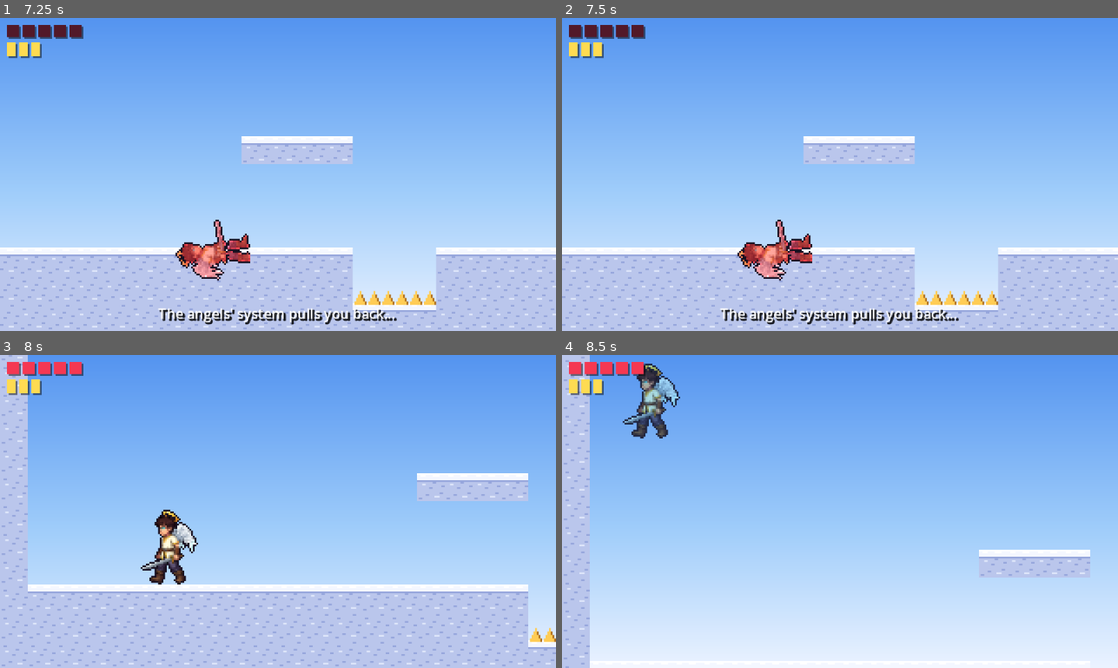
Above: before the commit, frames 1-4 (two rows, left to right).
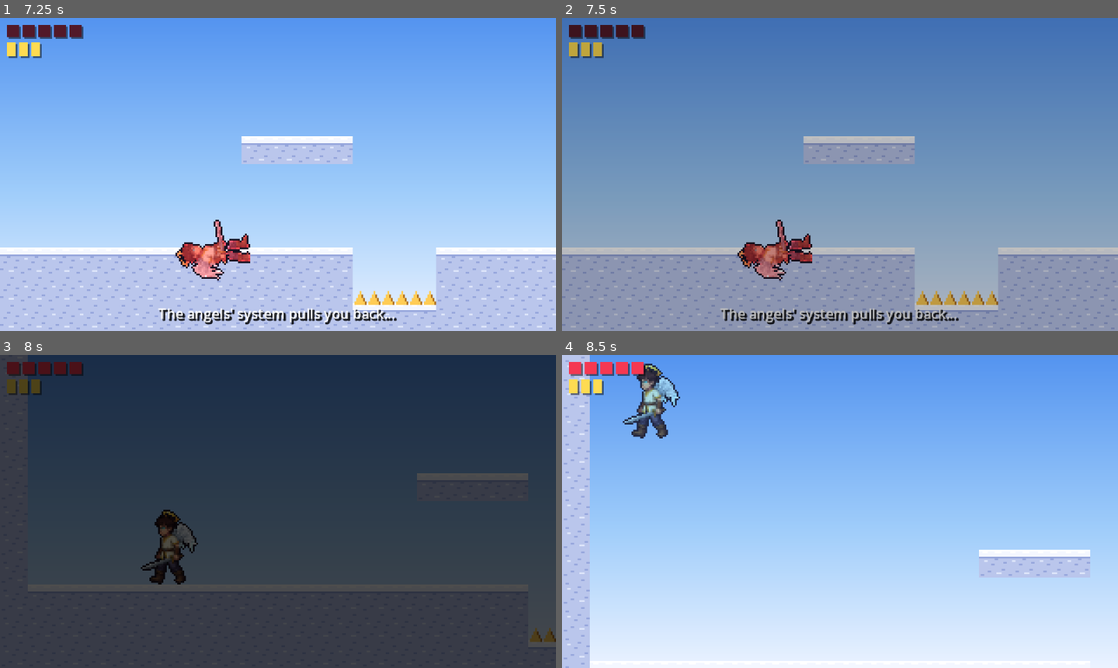
Above: after the commit, the same moments.

Repository: IhorBalan/descender-game
Game: Godot game, scene res://tests/smoke_test.tscn
The game is run twice, just before and just after one commit, with the same random seed, the same clock (stepped at 60 frames per second) and the same inputs. This scene is started directly instead of the project's main scene.
Inputs (mouse positions are in pixels of both pictures, inside the frame that each line leads up to):
- Up to frame 1 (7.25 s): tap Enter at 0.5 s; move the mouse to (400, 158) at 0.52 s; hold D (move_right) 0.53-1.25 s; tap J (attack) at 0.6, 2.1, 5.85 s; click (400, 158) at 0.67 s; tap Space (jump) at 0.77, 3.77 s; tap H (heal) at 0.8, 2.3, 3.6, 6.05 s; drag from (166, 190) to (489, 296) at 1.27 s; move the mouse to (333, 105) at 2.02 s; hold A (move_left) 2.03-2.75 s; drag from (250, 237) to (528, 227) at 2.77 s; move the mouse to (444, 221) at 3.52 s; hold D (move_right) 3.53-4.25 s; tap Escape (pause) at 4.15 s; drag from (111, 127) to (266, 177) at 4.27 s; click "Resume" at 5 s; move the mouse to (305, 174) at 5.77 s; hold D (move_right) 5.78-6.5 s; click (305, 174) at 5.92 s; drag from (194, 96) to (433, 296) at 6.52 s
- Up to frame 2 (7.5 s): move the mouse to (962, 158) at 7.27 s; hold A (move_left) from 7.28 s (still down); tap J (attack) at 7.35 s
- Up to frame 3 (8 s): keep holding A (move_left); tap Space (jump) at 7.52 s; tap H (heal) at 7.55 s
- Up to frame 4 (8.5 s): release A (move_left) at 8 s; drag from (728, 527) to (812, 574) at 8.02 s

Frame 1 is identical in both runs. In frame 2, 99% of the frame differs, in the area x 0-100%, y 0-100%; in frame 3, 100%; in frame 4, nothing differs.

Commit message:
Show enemy health, animate deaths, drop heal motes and fade the respawn (#50)
Hit enemies show a health bar, killed ones topple or drop and fade and sometimes leave a heal mote that restores a heart. The hero's death fades to black before the respawn and back in after it. The attack's active window matches the swing frames.

Diff:
--- /dev/null
+++ b/scenes/heal_mote.tscn
@@ -0,0 +1,9 @@
+[gd_scene load_steps=2 format=3]
+
+[ext_resource type="Script" path="res://scripts/heal_mote.gd" id="1_mote"]
+
+[node name="HealMote" type="Area2D"]
+z_index = 4
+collision_layer = 0
+collision_mask = 2
+script = ExtResource("1_mote")
--- a/scripts/enemies/flyer.gd
+++ b/scripts/enemies/flyer.gd
@@ -11,12 +11,21 @@
 const AGGRO_RANGE := 110.0
 const HURT_TIME := 0.25
 const KNOCKBACK := 120.0
+const DEATH_TIME := 0.45
+const DEATH_SPARKS := Color(1.0, 0.45, 0.35)
+const DROP_CHANCE := 0.5
+const HEALTH_BAR_SCENE := preload("res://scripts/enemy_health_bar.gd")
+const MOTE_SCENE := preload("res://scenes/heal_mote.tscn")
 
 @export var max_health := 2
 @export var contact_damage := 1
 
 var health := 0
 var home := Vector2.ZERO
+var health_bar: EnemyHealthBar
+## Where a dropped heal mote goes (set by the level); the enemy's own
+## parent when unset, so a dying enemy is not counted among the live ones.
+var drop_parent: Node
 var _time := 0.0
 var _hurt_timer := 0.0
 var _dead := false
@@ -35,6 +44,9 @@
 	home = global_position
 	_time = randf() * TAU
 	_player = get_tree().get_first_node_in_group("player") as Player
+	health_bar = HEALTH_BAR_SCENE.new()
+	health_bar.position = Vector2(0.0, -14.0)
+	add_child(health_bar)
 
 
 func _physics_process(delta: float) -> void:
@@ -73,6 +85,7 @@
 	if _dead:
 		return
 	health -= amount
+	health_bar.show_health(health, max_health)
 	Audio.play("hit")
 	Feedback.flash(sprite, 0.1)
 	Feedback.spark(global_position)
@@ -87,14 +100,29 @@
 		_die()
 
 
+## Death: the eye shuts, drops a little and fades, with a burst of sparks,
+## and sometimes leaves a heal mote behind.
 func _die() -> void:
 	_dead = true
 	set_physics_process(false)
 	Audio.play("enemy_die")
 	Feedback.shake(0.3)
+	Feedback.spark(global_position, DEATH_SPARKS)
 	body_shape.set_deferred("disabled", true)
 	hitbox.set_deferred("monitoring", false)
+	health_bar.visible = false
+	sprite.animation = "hurt"
+	sprite.pause()
+	sprite.frame = 0
+	sprite.modulate = Color.WHITE
 	var tween := create_tween()
-	tween.tween_property(sprite, "modulate:a", 0.0, 0.3)
-	tween.parallel().tween_property(sprite, "scale", Vector2(1.4, 1.4), 0.3)
-	tween.tween_callback(queue_free)
+	tween.set_parallel(true)
+	tween.tween_property(sprite, "position:y", 10.0, DEATH_TIME).set_ease(Tween.EASE_IN)
+	tween.tween_property(sprite, "scale", Vector2(1.2, 0.6), DEATH_TIME).set_ease(Tween.EASE_OUT)
+	tween.tween_property(sprite, "modulate:a", 0.0, DEATH_TIME * 0.5).set_delay(DEATH_TIME * 0.5)
+	tween.chain().tween_callback(queue_free)
+	if randf() < DROP_CHANCE:
+		var mote: HealMote = MOTE_SCENE.instantiate()
+		mote.position = global_position
+		var parent := drop_parent if drop_parent else get_parent()
+		parent.add_child.call_deferred(mote)
--- a/scripts/enemies/walker.gd
+++ b/scripts/enemies/walker.gd
@@ -19,6 +19,10 @@
 const ATTACK_HEIGHT_TOLERANCE := 24.0
 const TINT_WINDUP := Color(1.0, 0.75, 0.55)
 const TINT_HURT := Color(1.0, 0.5, 0.5)
+const DEATH_TIME := 0.5
+const DEATH_SPARKS := Color(1.0, 0.45, 0.35)
+const HEALTH_BAR_SCENE := preload("res://scripts/enemy_health_bar.gd")
+const MOTE_SCENE := preload("res://scenes/heal_mote.tscn")
 
 ## body: collision size. speed: patrol speed. health: hits to kill.
 ## walk: the looping animation name. faces_left: whether the strips face left.
@@ -26,6 +30,7 @@
 ## reach: the strike hitbox size, placed in front of the body.
 ## windup / strike / recover: the three phases of a swing, in seconds.
 ## cooldown: pause before the next swing can start. attack_damage: hearts.
+## drop_chance: how often a kill leaves a heal mote behind.
 const PROFILES := {
 	"imp":
 	{
@@ -41,6 +46,7 @@
 		"recover": 0.45,
 		"cooldown": 0.8,
 		"attack_damage": 1,
+		"drop_chance": 0.35,
 	},
 	"angel_guard":
 	{
@@ -56,6 +62,7 @@
 		"recover": 0.7,
 		"cooldown": 1.2,
 		"attack_damage": 2,
+		"drop_chance": 1.0,
 	},
 }
 
@@ -69,6 +76,10 @@
 var health := 0
 var direction := -1
 var speed := 30.0
+var health_bar: EnemyHealthBar
+## Where a dropped heal mote goes (set by the level); the enemy's own
+## parent when unset, so a dying enemy is not counted among the live ones.
+var drop_parent: Node
 var _profile: Dictionary = {}
 var _walk_anim := "run"
 var _half_width := 0.0
@@ -118,6 +129,9 @@
 	attack_shape.disabled = true
 	floor_ray.position.y = -2.0
 	floor_ray.target_position = Vector2(0.0, 10.0)
+	health_bar = HEALTH_BAR_SCENE.new()
+	health_bar.position = Vector2(0.0, -body.y - 6.0)
+	add_child(health_bar)
 	_face(direction)
 
 
@@ -237,6 +251,7 @@
 	if _dead:
 		return
 	health -= amount
+	health_bar.show_health(health, _profile["health"])
 	Audio.play("hit")
 	Feedback.flash(sprite, 0.1)
 	Feedback.spark(global_position + Vector2(0.0, -body_shape.shape.get_rect().size.y / 2.0))
@@ -252,15 +267,39 @@
 		_die()
 
 
+## Death: the body is thrown back and topples over while it fades, with a
+## burst of sparks, and sometimes leaves a heal mote behind.
 func _die() -> void:
 	_dead = true
 	set_physics_process(false)
 	Audio.play("enemy_die")
 	Feedback.shake(0.3)
+	Feedback.spark(global_position + Vector2(0.0, body_shape.position.y), DEATH_SPARKS)
 	body_shape.set_deferred("disabled", true)
 	hitbox.set_deferred("monitoring", false)
 	attack_hitbox.set_deferred("monitoring", false)
+	health_bar.visible = false
+	sprite.animation = "hurt"
+	sprite.pause()
+	sprite.frame = 0
+	sprite.modulate = Color.WHITE
+	# Topple away from the hero, who is on the side the body faces.
+	var fall_dir := -direction
 	var tween := create_tween()
-	tween.tween_property(sprite, "modulate:a", 0.0, 0.3)
-	tween.parallel().tween_property(sprite, "scale", Vector2(1.3, 0.4), 0.3)
-	tween.tween_callback(queue_free)
+	tween.set_parallel(true)
+	tween.tween_property(sprite, "rotation", fall_dir * PI / 2.0, DEATH_TIME).set_ease(
+		Tween.EASE_OUT
+	)
+	tween.tween_property(sprite, "position:x", fall_dir * 6.0, DEATH_TIME).set_ease(Tween.EASE_OUT)
+	tween.tween_property(sprite, "modulate:a", 0.0, DEATH_TIME * 0.5).set_delay(DEATH_TIME * 0.5)
+	tween.chain().tween_callback(queue_free)
+	_maybe_drop_mote()
+
+
+func _maybe_drop_mote() -> void:
+	if randf() >= float(_profile["drop_chance"]):
+		return
+	var mote: HealMote = MOTE_SCENE.instantiate()
+	mote.position = global_position + Vector2(0.0, body_shape.position.y)
+	var parent := drop_parent if drop_parent else get_parent()
+	parent.add_child.call_deferred(mote)
--- /dev/null
+++ b/scripts/enemy_health_bar.gd
@@ -0,0 +1,45 @@
+class_name EnemyHealthBar
+extends Node2D
+
+## A small bar over an enemy's head that appears when it is hit and hides
+## again a moment later, so the screen is not full of bars.
+
+const WIDTH := 16.0
+const HEIGHT := 3.0
+const SHOW_TIME := 1.5
+const BACK := Color(0.0, 0.0, 0.0, 0.6)
+const FILL := Color(0.96, 0.3, 0.3)
+const FILL_LOW := Color(1.0, 0.75, 0.3)
+
+var current := 1
+var maximum := 1
+var _timer := 0.0
+
+
+func _ready() -> void:
+	visible = false
+	z_index = 5
+
+
+func _process(delta: float) -> void:
+	if _timer > 0.0:
+		_timer -= delta
+		if _timer <= 0.0:
+			visible = false
+
+
+## Shows the bar at this health for a while.
+func show_health(value: int, max_value: int) -> void:
+	current = clampi(value, 0, max_value)
+	maximum = maxi(max_value, 1)
+	_timer = SHOW_TIME
+	visible = true
+	queue_redraw()
+
+
+func _draw() -> void:
+	var left := -WIDTH / 2.0
+	draw_rect(Rect2(left - 1.0, -1.0, WIDTH + 2.0, HEIGHT + 2.0), BACK)
+	var fill := WIDTH * float(current) / float(maximum)
+	var color := FILL if current * 2 > maximum else FILL_LOW
+	draw_rect(Rect2(left, 0.0, roundf(fill), HEIGHT), color)
--- /dev/null
+++ b/scripts/heal_mote.gd
@@ -0,0 +1,66 @@
+class_name HealMote
+extends Area2D
+
+## A mote of light some enemies leave behind. Touching it restores one
+## heart. It fades after a while so the level does not fill up with them.
+
+signal collected
+
+const HEAL := 1
+const LIFETIME := 8.0
+## The mote blinks for its last seconds.
+const BLINK_TIME := 2.0
+const BOB_HEIGHT := 2.0
+const BOB_SPEED := 4.0
+const COLOR := Color(1.0, 0.95, 0.6)
+const CORE := Color(1.0, 1.0, 0.9)
+
+var _time := 0.0
+var _rest_y := 0.0
+var _done := false
+
+
+func _ready() -> void:
+	add_to_group("heal_mote")
+	_rest_y = position.y
+	body_entered.connect(_on_body_entered)
+	var shape := CollisionShape2D.new()
+	var circle := CircleShape2D.new()
+	circle.radius = 6.0
+	shape.shape = circle
+	add_child(shape)
+
+
+func _process(delta: float) -> void:
+	_time += delta
+	# A hero who was at full health when he stepped on the mote and got
+	# hurt while standing on it takes it now, without stepping off and on.
+	for body in get_overlapping_bodies():
+		_on_body_entered(body)
+	position.y = _rest_y + sin(_time * BOB_SPEED) * BOB_HEIGHT
+	if _time >= LIFETIME:
+		queue_free()
+		return
+	var left := LIFETIME - _time
+	visible = left > BLINK_TIME or fmod(left, 0.2) < 0.12
+	queue_redraw()
+
+
+func _draw() -> void:
+	var pulse := 2.0 + sin(_time * 6.0) * 0.5
+	draw_circle(Vector2.ZERO, pulse + 1.5, Color(COLOR, 0.35))
+	draw_circle(Vector2.ZERO, pulse, COLOR)
+	draw_circle(Vector2.ZERO, pulse * 0.45, CORE)
+
+
+func _on_body_entered(body: Node2D) -> void:
+	if _done or not body is Player or body.state == Player.State.DEAD:
+		return
+	if not body.restore_health(HEAL):
+		return
+	_done = true
+	set_deferred("monitoring", false)
+	Audio.play("pickup", -4.0)
+	Feedback.spark(global_position, COLOR)
+	collected.emit()
+	queue_free()
--- a/scripts/level_builder.gd
+++ b/scripts/level_builder.gd
@@ -246,6 +246,7 @@
 	for spawn in _enemy_spawns:
 		var enemy: Node2D = spawn.scene.instantiate()
 		enemy.position = spawn.position
+		enemy.drop_parent = _objects
 		if enemy is Walker:
 			var walker := enemy as Walker
 			walker.character = spawn.character
@@ -253,8 +254,13 @@
 		_enemies.add_child(enemy)
 
 
+## Live enemies: the dying ones still fading out are not counted.
 func enemy_count() -> int:
-	return _enemies.get_child_count()
+	var count := 0
+	for enemy in _enemies.get_children():
+		if not enemy.is_queued_for_deletion() and not enemy.get("_dead"):
+			count += 1
+	return count
 
 
 ## The bounds of every light barrier cell, in level pixels (empty when the
--- a/scripts/main.gd
+++ b/scripts/main.gd
@@ -9,6 +9,7 @@
 
 const PLAYER_SCENE := preload("res://scenes/player.tscn")
 const CONTROLS_HINT := "A/D move   Space jump   J attack   K dash   H heal"
+const DEATH_FADE_TIME := 0.4
 const ABILITY_MESSAGES := {
 	Player.Ability.WINGS: "Wings: press jump again in the air",
 	Player.Ability.LIGHT_DASH: "Light dash: dash further, and through walls of light",
@@ -158,15 +159,28 @@
 		pause_menu.show_saved(place)
 
 
+## Dying: the message shows while the hero falls, then the screen goes
+## black just before he comes back, so the respawn is never a visible snap.
 func _on_player_died() -> void:
 	hud.show_message("The angels' system pulls you back...", 1.2)
+	await get_tree().create_timer(Player.DEATH_TIME - DEATH_FADE_TIME - 0.05).timeout
+	if player.state == Player.State.DEAD:
+		fade.fade_out(DEATH_FADE_TIME)
 
 
 func _on_player_respawned() -> void:
 	# The signal fires from the hero's physics tick; rebuild the enemies once
 	# the physics step is over.
 	level.spawn_enemies.call_deferred()
+	_clear_motes()
 	camera.snap_to_target()
+	fade.fade_in()
+
+
+## Heal motes left by enemies go with the enemies when the fight resets.
+func _clear_motes() -> void:
+	for mote in get_tree().get_nodes_in_group("heal_mote"):
+		mote.queue_free()
 
 
 func _on_checkpoint_rested(checkpoint: Checkpoint) -> void:
--- a/scripts/player.gd
+++ b/scripts/player.gd
@@ -64,8 +64,10 @@
 
 # Attack
 const ATTACK_TIME := 0.28
-const ATTACK_ACTIVE_FROM := 0.06
-const ATTACK_ACTIVE_UNTIL := 0.2
+## The swing frames of the attack strip (6 frames at 21 fps): the sword
+## passes through the arc from frame 2 to frame 4.
+const ATTACK_ACTIVE_FROM := 0.1
+const ATTACK_ACTIVE_UNTIL := 0.24
 const ATTACK_DAMAGE := 1
 const ATTACK_OFFSET_X := 20.0
 ## Share of run speed the hero can walk at while swinging on the ground.
@@ -506,6 +508,16 @@
 	velocity.x = 0.0
 
 
+## Heals from a pickup. Returns false when there is nothing to heal, so the
+## pickup can stay where it is.
+func restore_health(amount: int) -> bool:
+	if state == State.DEAD or health >= MAX_HEALTH:
+		return false
+	health = mini(health + amount, MAX_HEALTH)
+	health_changed.emit(health, MAX_HEALTH)
+	return true
+
+
 ## Resting at a checkpoint: full health, healing refilled, respawn point set.
 func rest_at(checkpoint_position: Vector2) -> void:
 	respawn_position = checkpoint_position
--- a/tests/smoke_test.gd
+++ b/tests/smoke_test.gd
@@ -11,7 +11,7 @@
 ## load, or when a script error stops the checks from running.
 
 ## Every check the script makes; fewer at the end means something broke early.
-const EXPECTED_CHECKS := 97
+const EXPECTED_CHECKS := 106
 const LAST_TICK := 860
 
 var _ticks := 0
@@ -136,10 +136,13 @@
 			_player.take_damage(99, _player.global_position)
 		402:
 			_check(_player.state == Player.State.DEAD, "hero dies")
+		468:
+			_check(_main.fade.cover.modulate.a > 0.5, "screen fades out before the respawn")
 		490:
 			_check(_player.state != Player.State.DEAD, "hero respawns")
 			_check(_player.health == Player.MAX_HEALTH, "respawn restores health")
 			_check(_main.level.enemy_count() == _enemy_count, "enemies respawn")
+			_check(_main.fade.cover.modulate.a < 1.0, "screen fades back in after the respawn")
 			# Drop the hero from high up so he has time for two dashes.
 			_player.global_position.y -= 160.0
 			_player.velocity = Vector2.ZERO
@@ -220,8 +223,26 @@
 			_check(Audio.last_played == "hit", "hitting an enemy plays its sound")
 			_check(_imp.sprite.material is ShaderMaterial, "hit enemy flashes")
 			_check(Feedback.spark_count() >= 1, "hit enemy throws sparks")
+			_check(_imp.health_bar.visible, "hit enemy shows its health bar")
+			# A heal mote dropped onto the hero, who was hurt by the swing.
+			var mote: HealMote = load("res://scenes/heal_mote.tscn").instantiate()
+			mote.position = _player.global_position + Vector2(0.0, -12.0)
+			_main.add_child(mote)
+			_mark_x = _player.health
+		646:
+			_check(_player.health == int(_mark_x) + 1, "heal mote restores a heart")
+			_check(
+				_main.get_tree().get_nodes_in_group("heal_mote").is_empty(), "heal mote is used up"
+			)
 		670:
 			_check(Feedback.spark_count() == 0, "sparks clean themselves up")
+		672:
+			_imp.take_damage(99, _player.global_position)
+			_check(_imp._dead, "imp dies")
+			_check(Audio.last_played == "enemy_die", "enemy death plays its sound")
+			_check(not _imp.health_bar.visible, "health bar hides on death")
+		695:
+			_check(_imp.sprite.modulate.a < 1.0, "dead imp fades out")
 		700:
 			# Light barrier: the enemies behind it would knock the hero about,
 			# so clear them first, then dash at the wall without the ability.
Not shown, added: scripts/enemy_health_bar.gd.uid
Not shown, added: scripts/heal_mote.gd.uid
Not shown, changed: README.md
